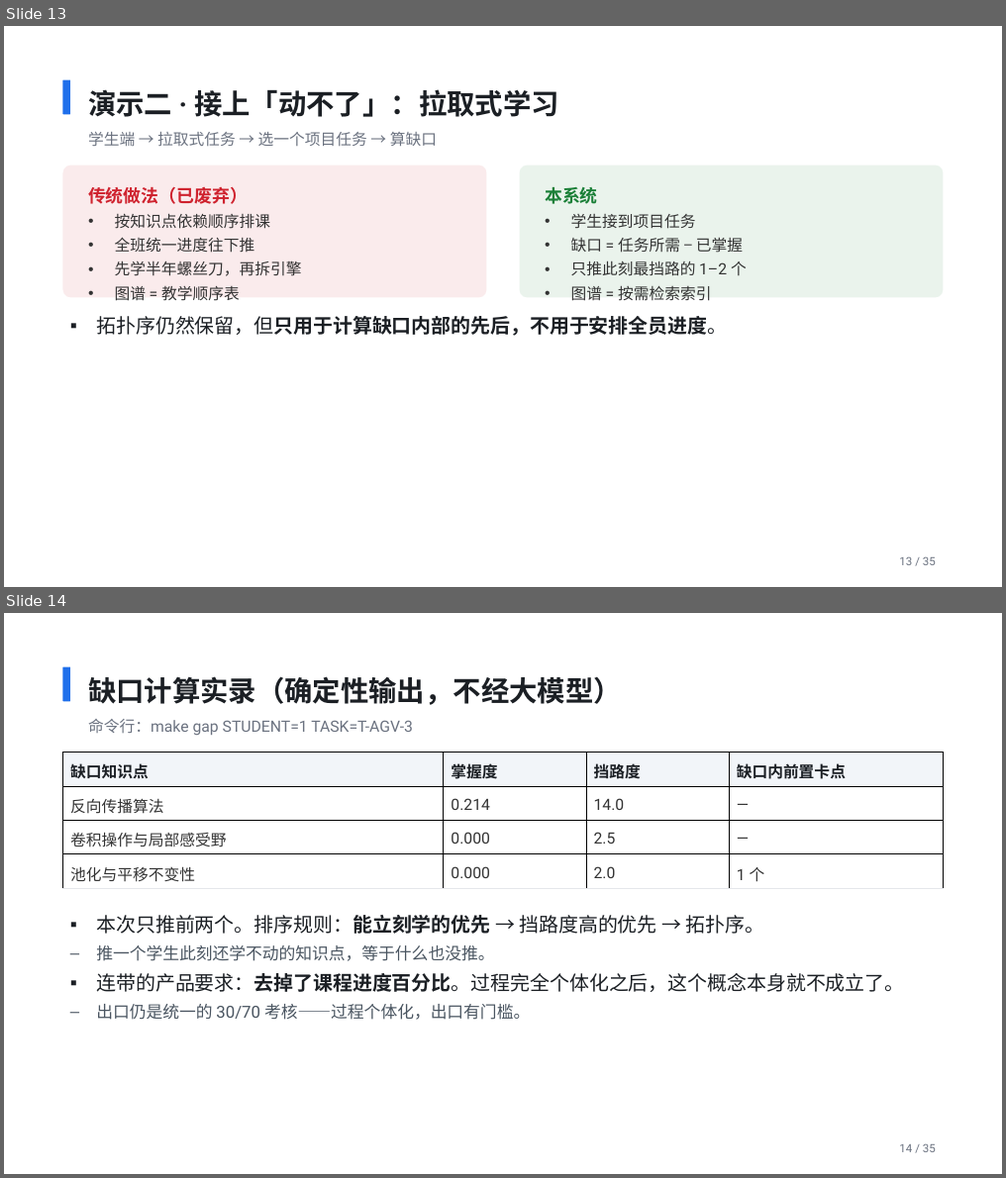
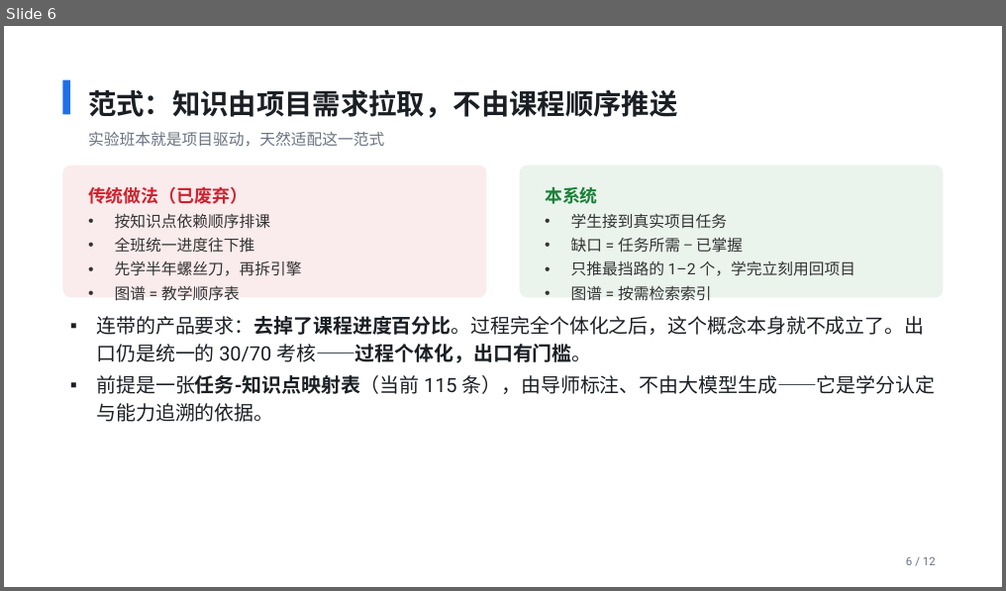
Before and after one commit to codesoldier99/AI_EDU, a slide deck: docs/slides/院长实验班AI教学系统_汇报.pptx. Shown one above the other, each under a label of ours: slides 13 and 14 before the commit, slide 6 after it. The pictures are 1006x1178 and 1006x591 pixels, drawn with LibreOffice and Linux fonts; fonts in the diff are those of the drawing. Boxes give left, top, right and bottom in pixels: in the first picture for what was removed or moved away, otherwise in the second. Text is boxed around its words. In the diff, an @@ line names an element or a change of style, - is before the commit and + after.

```diff
--- a/docs/slides/院长实验班AI教学系统_汇报.pptx
+++ b/docs/slides/院长实验班AI教学系统_汇报.pptx
@@ slide 14 removed at [4, 613, 1002, 1174], background #FFFFFF @@
@@ rounded rectangle removed at [63, 666, 70, 701] @@
@@ text removed at [88, 676, 622, 705] @@
-缺口计算实录（确定性输出，不经大模型）
@@ text removed at [88, 719, 413, 735] @@
-命令行：make gap STUDENT=1 TASK=T-AGV-3
@@ table removed at [63, 753, 944, 886], 4 rows, 4 columns @@
-缺口知识点 | 掌握度 | 挡路度 | 缺口内前置卡点
-反向传播算法 | 0.214 | 14.0 | —
-卷积操作与局部感受野 | 0.000 | 2.5 | —
-池化与平移不变性 | 0.000 | 2.0 | 1 个
@@ text removed at [96, 915, 904, 1020] @@
-▪ 本次只推前两个。排序规则：能立刻学的优先 → 挡路度高的优先 → 拓扑序。
-  – 推一个学生此刻还学不动的知识点，等于什么也没推。
-▪ 连带的产品要求：去掉了课程进度百分比。过程完全个体化之后，这个概念本身就不成立了。
-  – 出口仍是统一的 30/70 考核——过程个体化，出口有门槛。
@@ text removed at [899, 1145, 936, 1153] @@
-14 / 35
@@ what was slide 13 is now slide 6 @@
@@ slide 6 changed as well @@
@@ text at [88, 89, 677, 118]: text changed @@
-演示二 · 接上「动不了」：拉取式学习
+范式：知识由项目需求拉取，不由课程顺序推送
@@ text at [88, 132, 384, 147]: text changed @@
-学生端 → 拉取式任务 → 选一个项目任务 → 算缺口
+实验班本就是项目驱动，天然适配这一范式
@@ text at [571, 214, 727, 229]: text changed @@
-• 学生接到项目任务
+• 学生接到真实项目任务
@@ text at [571, 262, 855, 276]: text changed @@
-• 只推此刻最挡路的 1–2 个
+• 只推最挡路的 1–2 个，学完立刻用回项目
@@ text at [96, 316, 936, 422]: text changed; bold off @@
-▪ 拓扑序仍然保留，但只用于计算缺口内部的先后，不用于安排全员进度。
+▪ 连带的产品要求：去掉了课程进度百分比。过程完全个体化之后，这个概念本身就不成立了。出口仍是统一的 30/70 考核——过程个体化，出口有门槛。
+▪ 前提是一张任务-知识点映射表（当前 115 条），由导师标注、不由大模型生成——它是学分认定与能力追溯的依据。
@@ text at [906, 557, 936, 566]: text changed @@
-13 / 35
+6 / 12
```
Also in this commit, not shown: 10 other slides changed, 1 slide added, 23 other slides removed, 8 other files.
